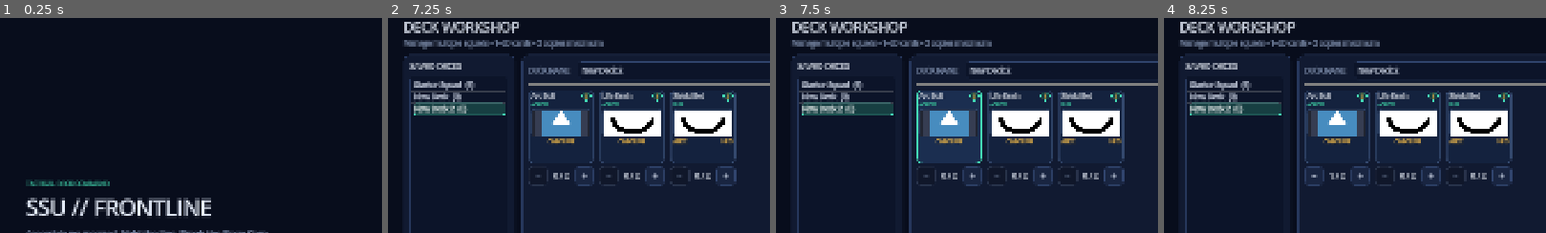
Above: before the commit, frames 1-4 (left to right).
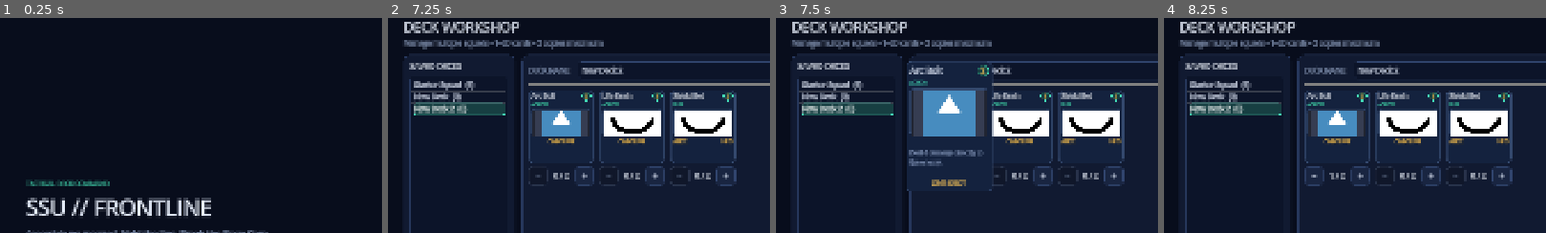
Above: after the commit, the same moments.

Repository: imstylen/ssu-game
Game: Godot game, scene res://main/main.tscn
Same seed, same stepped clock (60 frames per second), same inputs: the game is played once before the commit and once after it. The engine's default icon, where the game draws it, is replaced by a stand-in: a white triangle on a blue panel in a dark square.
Inputs (mouse positions are % of the whole screen's width and height, from its top left):
- Up to frame 1 (0.25 s): no input
- Up to frame 2 (7.25 s): click "DEPLOY TO BATTLE" at 0.5 s; click "RETREAT" at 1.25 s; click "DECK BUILDER" at 2 s; click "+ NEW DECK" at 2.75 s; click "+ NEW DECK" at 3.5 s; click "← COMMAND DECK" at 4.25 s; click "CARD COLLECTION" at 5 s; click "← COMMAND DECK" at 5.75 s; click "DECK BUILDER" at 6.5 s
- Up to frame 3 (7.5 s): click (23, 28) at 7.27 s
- Up to frame 4 (8.25 s): click "+" at 8 s
The pictures show only the part of the screen within x 0-50%, y 2-52%; the shares and areas given below are measured in that part.

Frames 1-2 are identical in both runs. In frame 3, 6.5% of the frame differs, in the area x 34-57%, y 20-81%; in frame 4, nothing differs.

Commit message:
Add hover preview functionality for compact cards

Diff:
--- a/tests/test_runner.gd
+++ b/tests/test_runner.gd
@@ -65,11 +65,22 @@
 	artwork_view.set_compact()
 	_expect(artwork_rect.visible and artwork_rect.is_visible_in_tree(), "Compact cards retain visible artwork")
 	_expect(artwork_view.get_node("%ArtworkFrame").custom_minimum_size.y == artwork_view.compact_artwork_height, "Compact cards use the compact artwork height")
+	artwork_view.mouse_entered.emit()
+	var hover_layer := root.get_node_or_null("CardHoverPreviewLayer") as CanvasLayer
+	var hover_card: CardBase = hover_layer.get_node_or_null("FullCardPreview") if hover_layer != null else null
+	_expect(hover_card != null, "Hovering a compact card creates a full-card preview")
+	_expect(hover_card != null and not hover_card.compact, "Hover preview uses the full card layout")
+	_expect(hover_card != null and hover_card.get_node("%DescriptionLabel").visible, "Hover preview exposes readable description text")
+	_expect(hover_card != null and hover_card.get_displayed_artwork() == _shield_bot.artwork, "Hover preview preserves the card artwork")
+	artwork_view.mouse_exited.emit()
+	_expect(root.get_node_or_null("CardHoverPreviewLayer") == null, "Hover preview is removed when the pointer leaves")
 
 	var fallback_view: CardBase = card_scene.instantiate()
 	fallback_view.setup_definition(_arc_bolt)
 	root.add_child(fallback_view)
 	_expect(fallback_view.get_displayed_artwork() == load("res://icon.svg"), "Missing artwork uses the project icon")
+	fallback_view.mouse_entered.emit()
+	_expect(root.get_node_or_null("CardHoverPreviewLayer") == null, "Full-size cards do not create redundant hover previews")
 
 	var styled_definition: CardDefinition = _arc_bolt.duplicate(true)
 	var visual_style := CardVisualStyle.new()
--- a/ui/card_base.gd
+++ b/ui/card_base.gd
@@ -30,6 +30,12 @@
 @export_range(1, 96, 1) var compact_title_font_size: int = 16
 @export_range(1, 96, 1) var compact_body_font_size: int = 11
 @export_range(1, 96, 1) var compact_stats_font_size: int = 13
+
+@export_group("Hover Preview")
+@export var hover_preview_enabled: bool = true
+@export_range(0, 200, 1) var hover_preview_viewport_margin: int = 16
+@export_range(1, 500, 1) var hover_preview_canvas_layer: int = 100
+@export_range(0.0, 0.5, 0.01) var hover_preview_animation_seconds: float = 0.12
 
 var definition: CardDefinition
 var instance: CardInstance
@@ -64,12 +70,18 @@
 var _base_label_sizes: Dictionary = {}
 var _preview_definition_connection: CardDefinition
 var _preview_style_connection: CardVisualStyle
+var _hover_preview_layer: CanvasLayer
+var _hover_preview_card: CardBase
 
 
 func _ready() -> void:
 	_cache_scene_defaults()
 	if not pressed.is_connected(_on_pressed):
 		pressed.connect(_on_pressed)
+	if not mouse_entered.is_connected(_show_hover_preview):
+		mouse_entered.connect(_show_hover_preview)
+	if not mouse_exited.is_connected(_hide_hover_preview):
+		mouse_exited.connect(_hide_hover_preview)
 	if Engine.is_editor_hint():
 		definition = editor_preview_definition
 		instance = null
@@ -79,6 +91,7 @@
 
 
 func _exit_tree() -> void:
+	_hide_hover_preview()
 	_disconnect_editor_preview_resources()
 
 
@@ -108,6 +121,8 @@
 
 func set_compact(enabled: bool = true) -> void:
 	compact = enabled
+	if not compact:
+		_hide_hover_preview()
 	if is_node_ready():
 		_refresh()
 
@@ -310,6 +325,73 @@
 		card_activated.emit(instance.instance_id if instance != null else -1)
 
 
+func _show_hover_preview() -> void:
+	if Engine.is_editor_hint() or not hover_preview_enabled or not compact:
+		return
+	if not is_inside_tree() or _hover_preview_layer != null:
+		return
+	var packed_scene: PackedScene = load("res://ui/card_base.tscn")
+	if packed_scene == null:
+		return
+	_hover_preview_layer = CanvasLayer.new()
+	_hover_preview_layer.name = "CardHoverPreviewLayer"
+	_hover_preview_layer.layer = hover_preview_canvas_layer
+	get_tree().root.add_child(_hover_preview_layer)
+	_hover_preview_card = packed_scene.instantiate()
+	_hover_preview_card.name = "FullCardPreview"
+	_hover_preview_card.hover_preview_enabled = false
+	_hover_preview_card.mouse_filter = Control.MOUSE_FILTER_IGNORE
+	_hover_preview_card.set_compact(false)
+	if instance != null:
+		_hover_preview_card.setup_instance(instance, footer_text)
+	else:
+		_hover_preview_card.setup_definition(definition, footer_text)
+	_hover_preview_layer.add_child(_hover_preview_card)
+	_hover_preview_card.size = _hover_preview_card.full_minimum_size
+	_position_hover_preview()
+	_hover_preview_card.pivot_offset = _hover_preview_card.size * 0.5
+	_hover_preview_card.scale = Vector2(0.9, 0.9)
+	_hover_preview_card.modulate = Color(1.0, 1.0, 1.0, 0.0)
+	var tween := _hover_preview_card.create_tween()
+	tween.set_parallel(true)
+	tween.set_trans(Tween.TRANS_QUAD)
+	tween.set_ease(Tween.EASE_OUT)
+	tween.tween_property(
+		_hover_preview_card,
+		"scale",
+		Vector2.ONE,
+		hover_preview_animation_seconds
+	)
+	tween.tween_property(
+		_hover_preview_card,
+		"modulate",
+		Color.WHITE,
+		hover_preview_animation_seconds
+	)
+
+
+func _hide_hover_preview() -> void:
+	_hover_preview_card = null
+	if _hover_preview_layer != null and is_instance_valid(_hover_preview_layer):
+		_hover_preview_layer.free()
+	_hover_preview_layer = null
+
+
+func _position_hover_preview() -> void:
+	if _hover_preview_card == null or not is_instance_valid(_hover_preview_card):
+		return
+	var viewport_size := get_viewport_rect().size
+	var preview_size := _hover_preview_card.size
+	var source_center := get_global_rect().get_center()
+	var target := source_center - preview_size * 0.5
+	var margin := float(hover_preview_viewport_margin)
+	var maximum_x := maxf(margin, viewport_size.x - preview_size.x - margin)
+	var maximum_y := maxf(margin, viewport_size.y - preview_size.y - margin)
+	target.x = clampf(target.x, margin, maximum_x)
+	target.y = clampf(target.y, margin, maximum_y)
+	_hover_preview_card.position = target
+
+
 func _queue_editor_preview_refresh() -> void:
 	if not Engine.is_editor_hint() or not is_node_ready():
 		return
Not shown, changed: README.md
